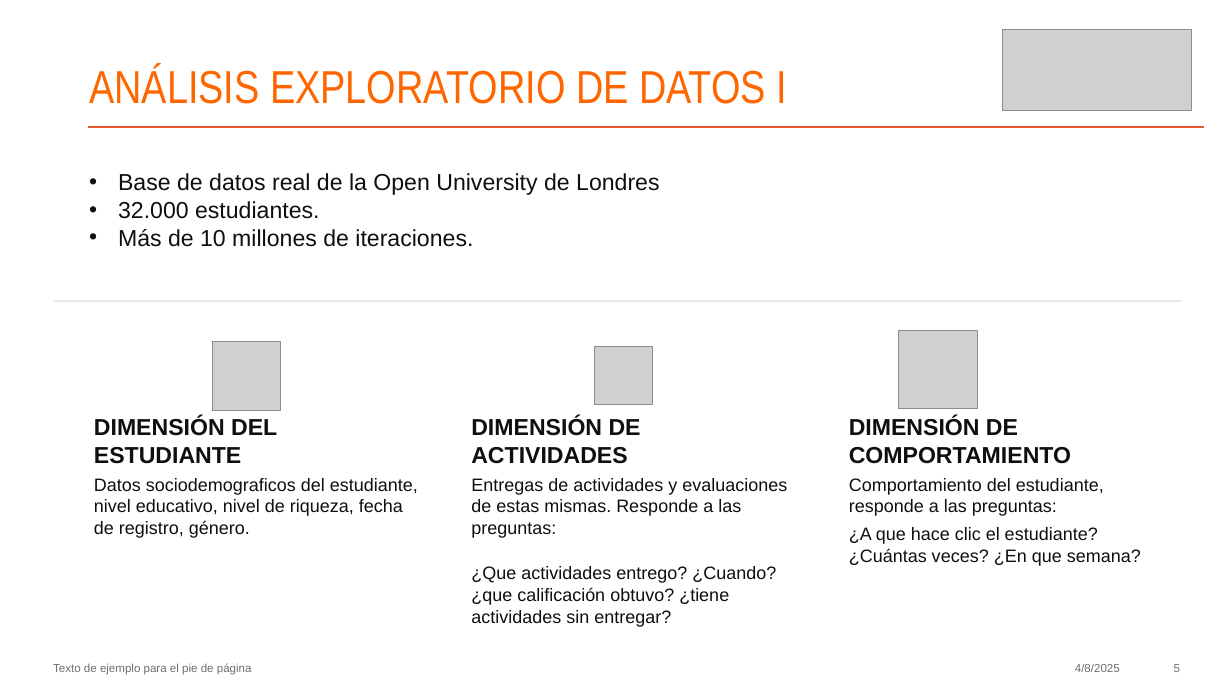
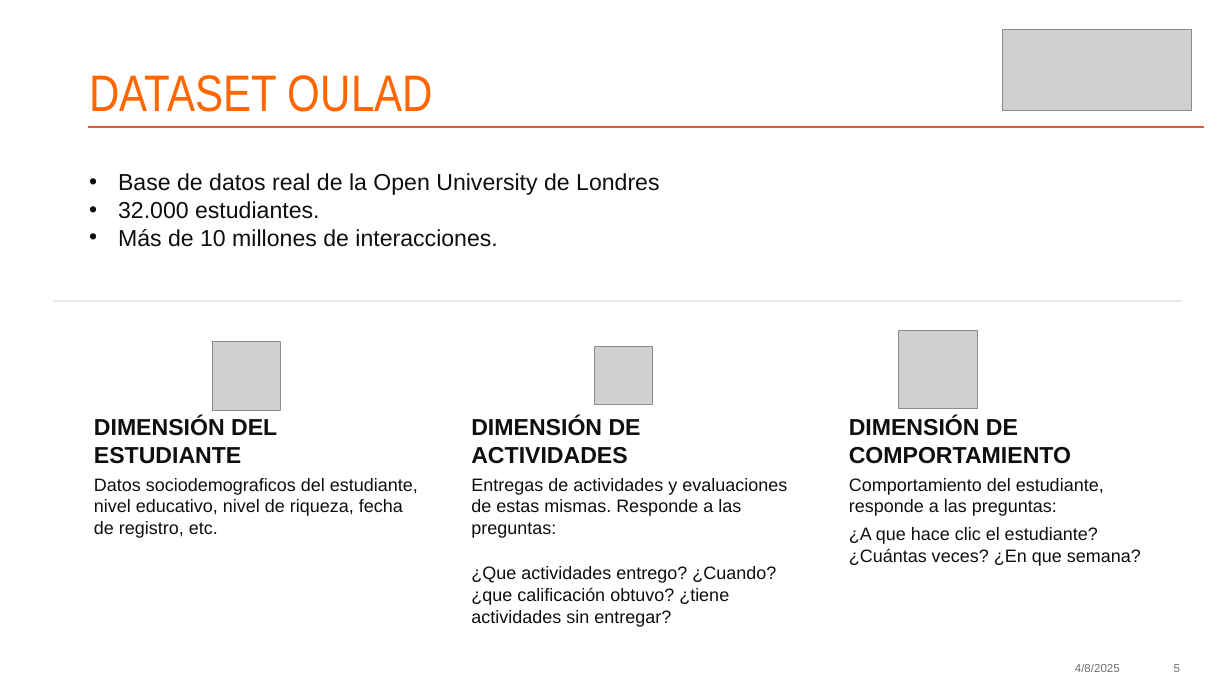
Before and after one commit to MichaeLaudrup/Artificial_Intelligence_Msc, a slide deck: slide 5 of TFM_education_ai_analytics/docs/Presentacion.pptx. Drawn at 1232x693 pixels with LibreOffice and Linux fonts; fonts in the diff are those of the drawing; grey boxes stand for pictures. Boxes give left, top, right and bottom in pixels: in the first picture for what was removed or moved away, otherwise in the second. Text is boxed around its words. In the diff, an @@ line names an element or a change of style, - is before the commit and + after.

```diff
--- a/TFM_education_ai_analytics/docs/Presentacion.pptx
+++ b/TFM_education_ai_analytics/docs/Presentacion.pptx
@@ title at <box>89,75,433,112</box>: text changed; size 36 to 40 pt @@
-ANÁLISIS EXPLORATORIO DE DATOS I
+DATASET OULAD
@@ text at <box>118,229,497,247</box>: text changed @@
-• Más de 10 millones de iteraciones.
+• Más de 10 millones de interacciones.
@@ text at <box>94,478,418,538</box>: text changed @@
-Datos sociodemograficos del estudiante, nivel educativo, nivel de riqueza, fecha de registro, género.
+Datos sociodemograficos del estudiante, nivel educativo, nivel de riqueza, fecha de registro, etc.
@@ text removed at <box>53,663,252,675</box> @@
-Texto de ejemplo para el pie de página
```
Also in this commit, not shown: 25 other slides changed, 5 other files.
